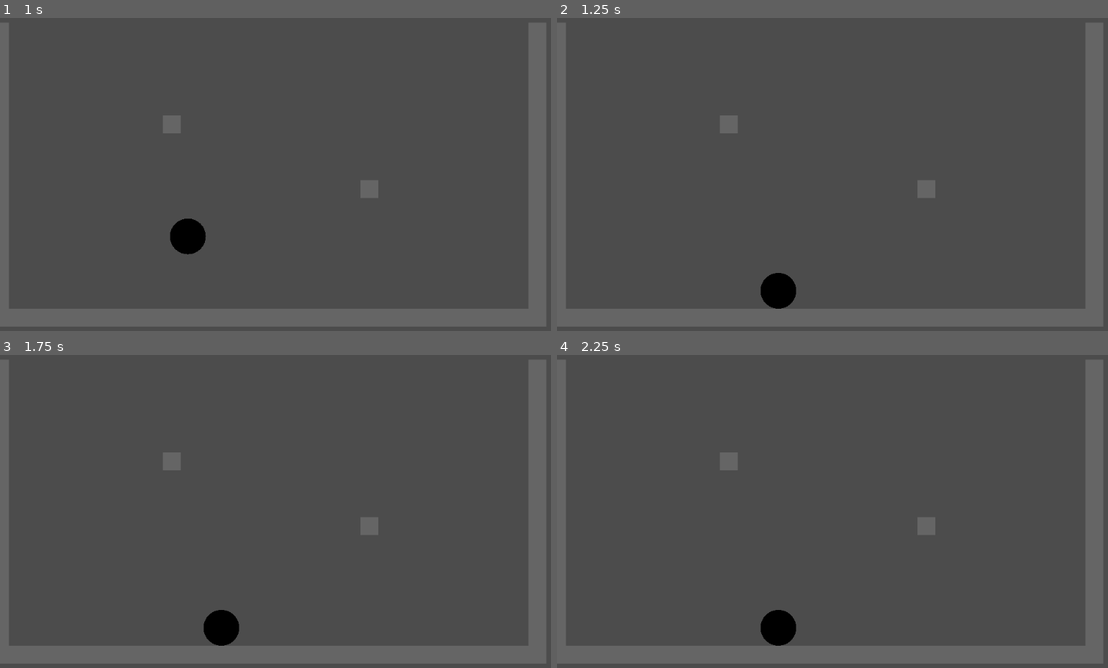
Above: before the commit, frames 1-4 (two rows, left to right).
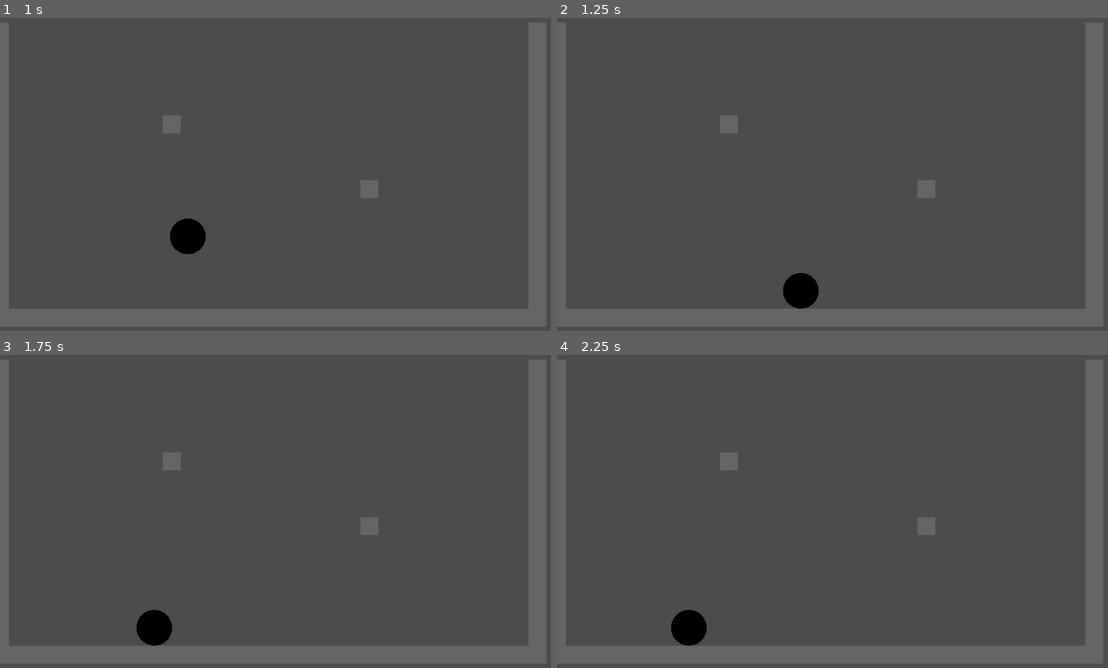
Above: after the commit, the same moments.

Repository: clangdo/candy_tablets
Game: Godot game, scene res://test/level/level.tscn
The game is run twice, just before and just after one commit, with the same random seed, the same clock (stepped at 60 frames per second) and the same inputs.
Inputs:
- Up to frame 1 (1 s): hold Right (right) from 0.53 s (still down)
- Up to frame 2 (1.25 s): keep holding Right (right)
- Up to frame 3 (1.75 s): release Right (right) at 1.28 s; hold Left (left) from 1.28 s (still down)
- Up to frame 4 (2.25 s): release Left (left) at 2.03 s; hold Right (right) from 2.03 s (still down)

Frame 1 is identical in both runs. In frame 2, 0.9% of the frame differs, in the area x 36-48%, y 81-93%; in frame 3, 1.2%; in frame 4, 1.2%, in the area x 20-44%, y 81-93%.

Commit message:
Change Monch's default radius to 32px
This makes him easier to test with for now, it can be changed in
future if need be.

Diff:
--- a/godot/monch/monch.gd
+++ b/godot/monch/monch.gd
@@ -22,7 +22,7 @@
 	if Input.is_action_pressed("left"):
 		velocity.x += min(velocity.x - max_speed.x, 0)
 
-	var _col = move_and_collide(velocity * delta)
+	var _col = move_and_slide(velocity)
 
 func _draw():
 	draw_circle(Vector2(0, 0), radius, color)
--- a/godot/monch/monch.tscn
+++ b/godot/monch/monch.tscn
@@ -3,6 +3,7 @@
 [ext_resource path="res://monch/monch.gd" type="Script" id=1]
 
 [sub_resource type="CircleShape2D" id=1]
+radius = 32.0
 
 [node name="Monch" type="KinematicBody2D"]
 script = ExtResource( 1 )
